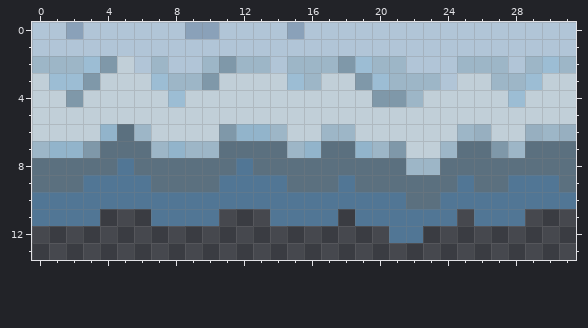
Pixel-art file -- GGJ-2022/Assets/Sprites/Tileset/IceBottomEdge.aseprite. This is how it looked before the edit.
32x32 pixels, 1 frame. Shown: x 0..31, y 0..13.
The same view after the edit:
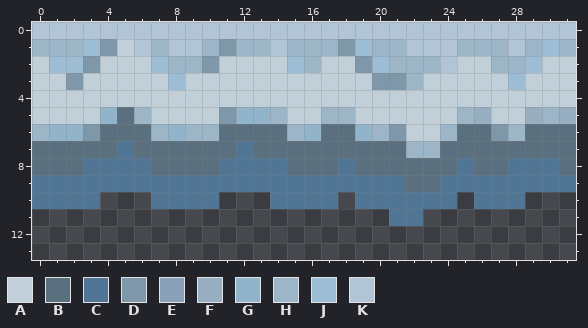
Palette (. is transparent): A #c1cfd8  B #5b707f  C #517695  D #7f98a9  E #8aa1b9  F #97afc0  G #92b4cb  H #9db6c7  J #9cbdd4  K #b1c5d7
Commit: Updated ice bottom tile (had duplicate line of pixels). Signed-off-by: TheXenOne <benlandor@live.com>
Edits made:
@@ x 0..31 @@
- 0 KKEKKKKKKEEKKKKEKKKKKKKKKKKKKKKK
- 1 KKKKKKKKKKKKKKKKKKKKKKKKKKKKKKKK
- 2 HHHJDAKHKKHDHHKHHHDJHHKKKHHHKHJH
- 3 AJJDAAAJHHDAAAAJHAADJHHHKAAHHJAA
- 4 AADAAAAAJAAAAAAAAAAADDHAAAAAJAAA
- 5 AAAAAAAAAAAAAAAAAAAAAAAAAAAAAAAA
- 6 AAAAGBHAAAADGGHAAHHAAAAAAHFAAFHF
- 7 HGGDBBBHGHHBBBBHGBBGHDAAHBBDHBBB
- 8 BBBBBCBBBBBBCBBBBBBBBBHHBBBBBBBB
- 9 BBBCCCCBBBBCCCCBBBCBBBBBBCBBCCCB
-10 CCCCCCCCCCCCCCCCCCCCCCBBCCCCCCCC
-11 CCCC...CCCC...CCCC.CCCCCC.CCC...
-12 .....................CC.........
+ 0 KKKKKKKKKKKKKKKKKKKKKKKKKKKKKKKK
+ 1 HHHJDAKHKKHDHHKHHHDJHHKKKHHHKHJH
+ 2 AJJDAAAJHHDAAAAJHAADJHHHKAAHHJAA
+ 3 AADAAAAAJAAAAAAAAAAADDHAAAAAJAAA
+ 4 AAAAAAAAAAAAAAAAAAAAAAAAAAAAAAAA
+ 5 AAAAGBHAAAADGGHAAHHAAAAAAHFAAFHF
+ 6 HGGDBBBHGHHBBBBHGBBGHDAAHBBDHBBB
+ 7 BBBBBCBBBBBBCBBBBBBBBBHHBBBBBBBB
+ 8 BBBCCCCBBBBCCCCBBBCBBBBBBCBBCCCB
+ 9 CCCCCCCCCCCCCCCCCCCCCCBBCCCCCCCC
+10 CCCC...CCCC...CCCC.CCCCCC.CCC...
+11 .....................CC.........
+12 ................................
 13 ................................
Where, in picture pixels (left, top, right, bottom), the same in both pictures:
changed: (32, 22, 576, 243)
